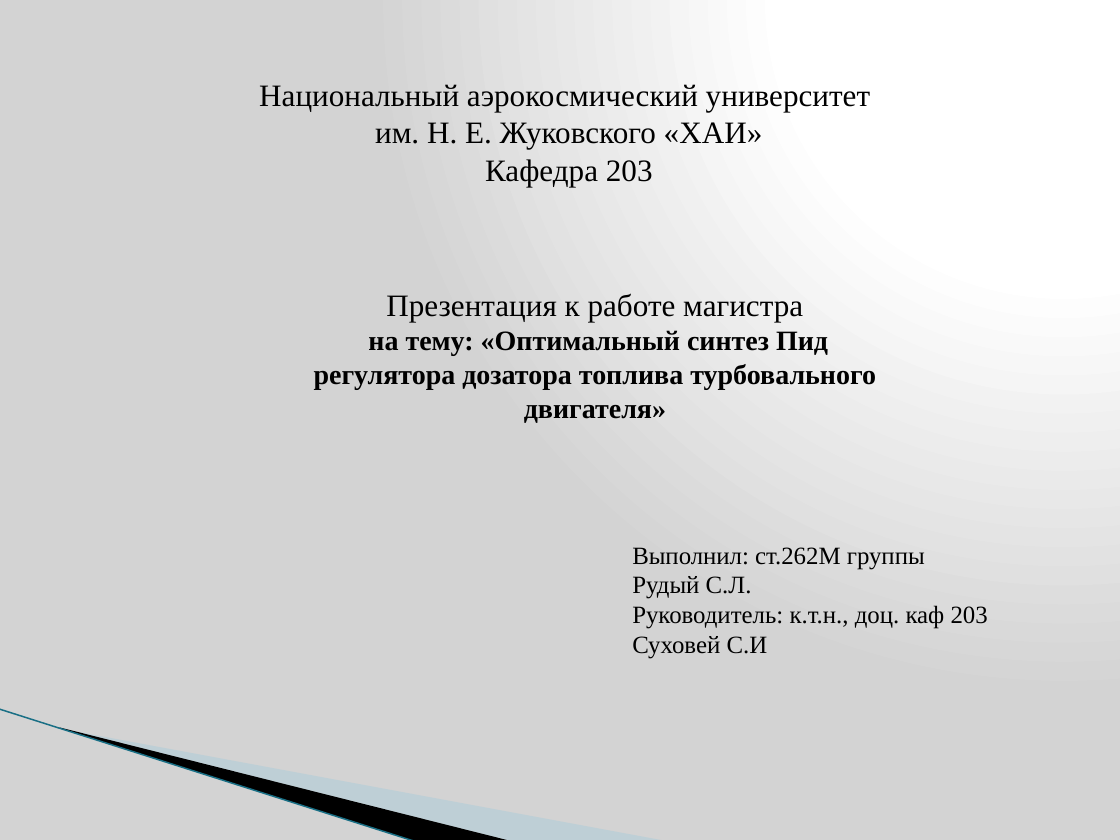
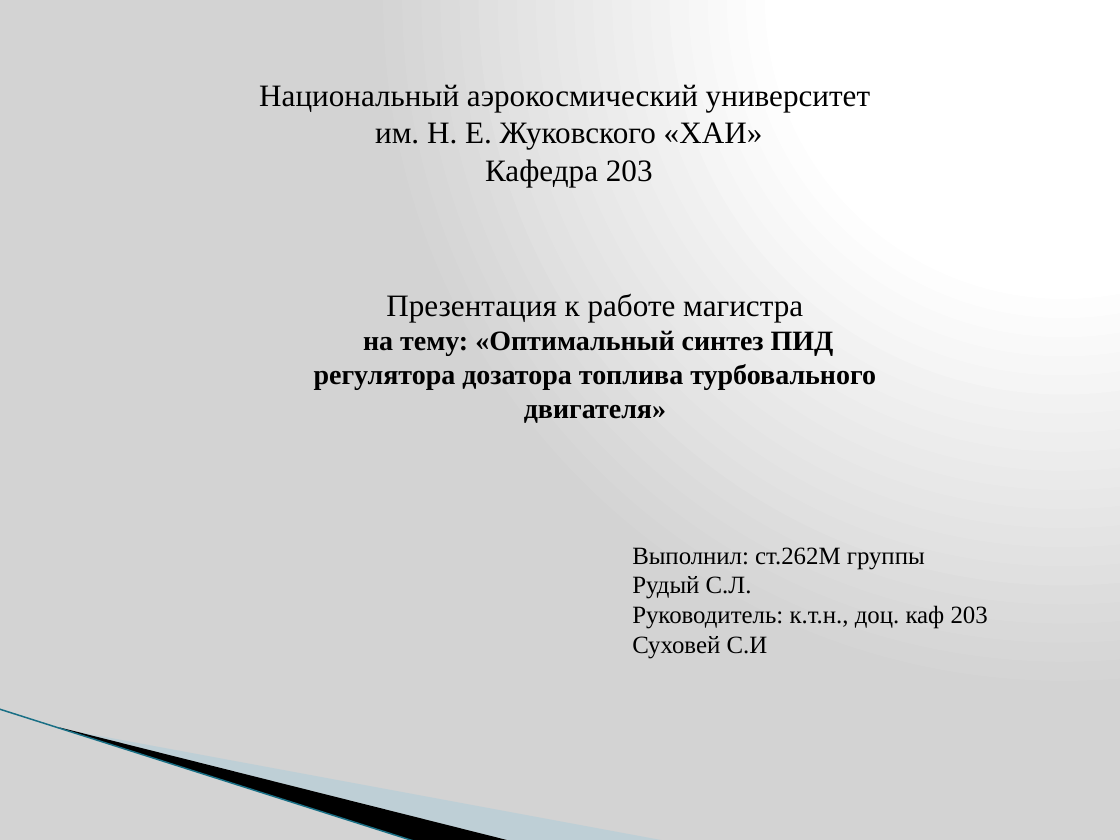
Before and after one commit to Srudyjj/DiplomaMaster, a slide deck: slide 1 of ПрезентацияПИД.pptx. Drawn at 1120x840 pixels with LibreOffice and Linux fonts; fonts in the diff are those of the drawing; background and template pictures are left out. Boxes give left, top, right and bottom in pixels: in the first picture for what was removed or moved away, otherwise in the second. Text is boxed around its words. In the diff, an @@ line names an element or a change of style, - is before the commit and + after.

```diff
--- a/ПрезентацияПИД.pptx
+++ b/ПрезентацияПИД.pptx
@@ text at (314, 330, 876, 423): text changed @@
-на тему: «Оптимальный синтез Пид регулятора дозатора топлива турбовального двигателя»
+на тему: «Оптимальный синтез ПИД регулятора дозатора топлива турбовального двигателя»
```
Also in this commit, not shown: 6 other slides changed, 5 slides added, 16 slides removed, 3 other files.
